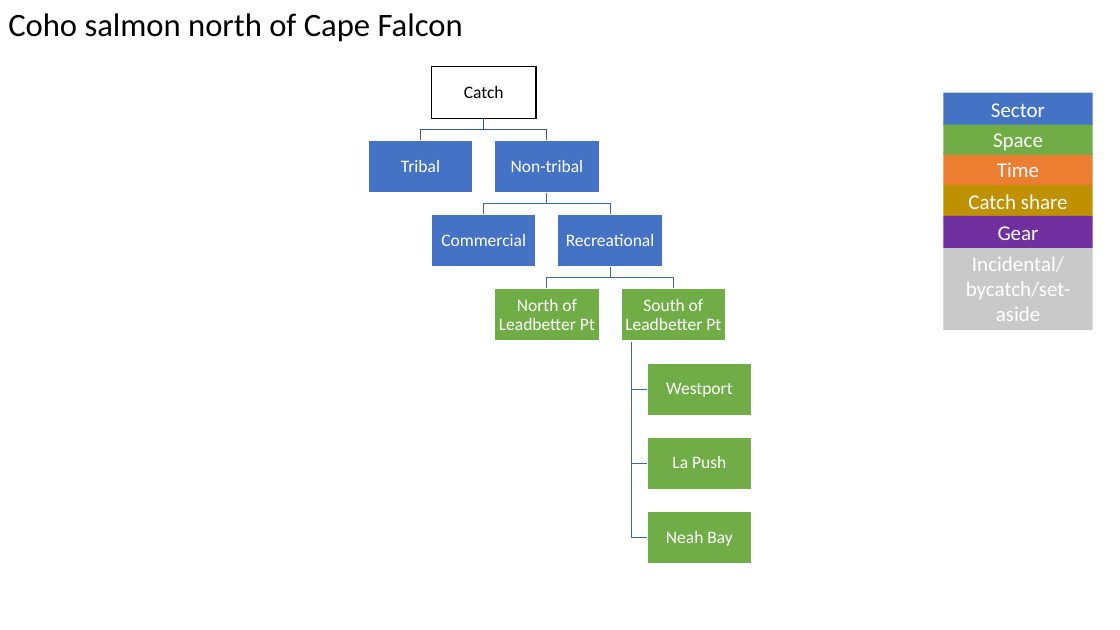
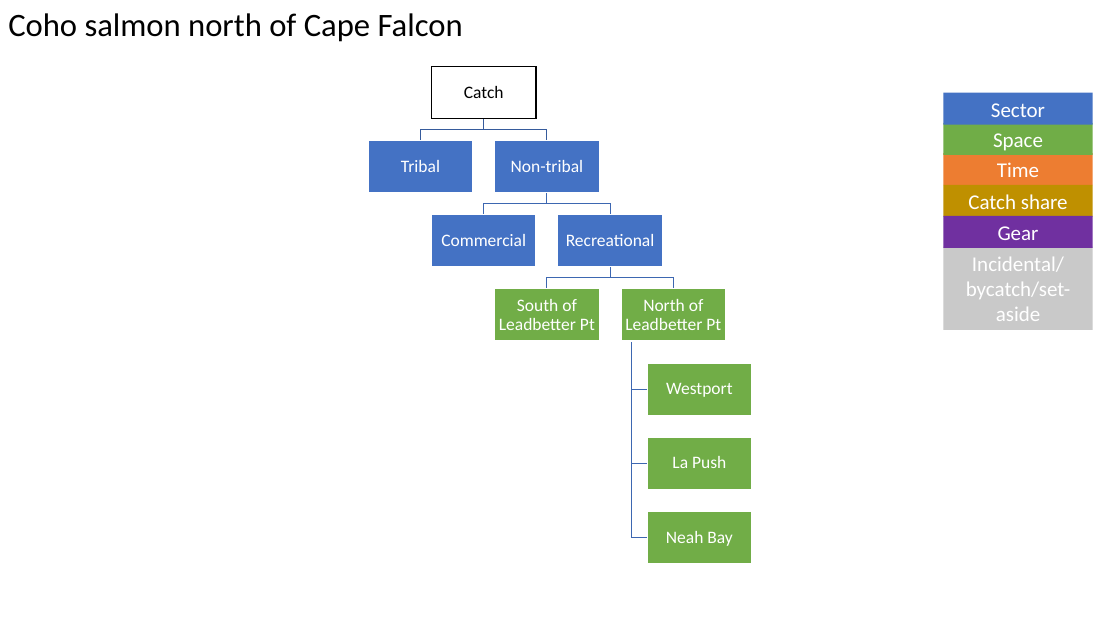
Before and after one commit to zoekitchel/cc_allocation, a slide deck: slide 1 of figures/flow_charts.pptx. Drawn at 1120x630 pixels with LibreOffice and Linux fonts; fonts in the diff are those of the drawing. Boxes give left, top, right and bottom in pixels: in the first picture for what was removed or moved away, otherwise in the second. Text is boxed around its words. In the diff, an @@ line names an element or a change of style, - is before the commit and + after.

```diff
--- a/figures/flow_charts.pptx
+++ b/figures/flow_charts.pptx
@@ text "South of Leadbetter Pt": place and size @@
-text "South of Leadbetter Pt" at (625,299,721,330)
+text "South of Leadbetter Pt" at (499,299,595,330)
@@ text "North of Leadbetter Pt": place and size @@
-text "North of Leadbetter Pt" at (499,299,595,330)
+text "North of Leadbetter Pt" at (625,299,721,330)
```
Also in this commit, not shown: 1 slide added, 6 other files.
